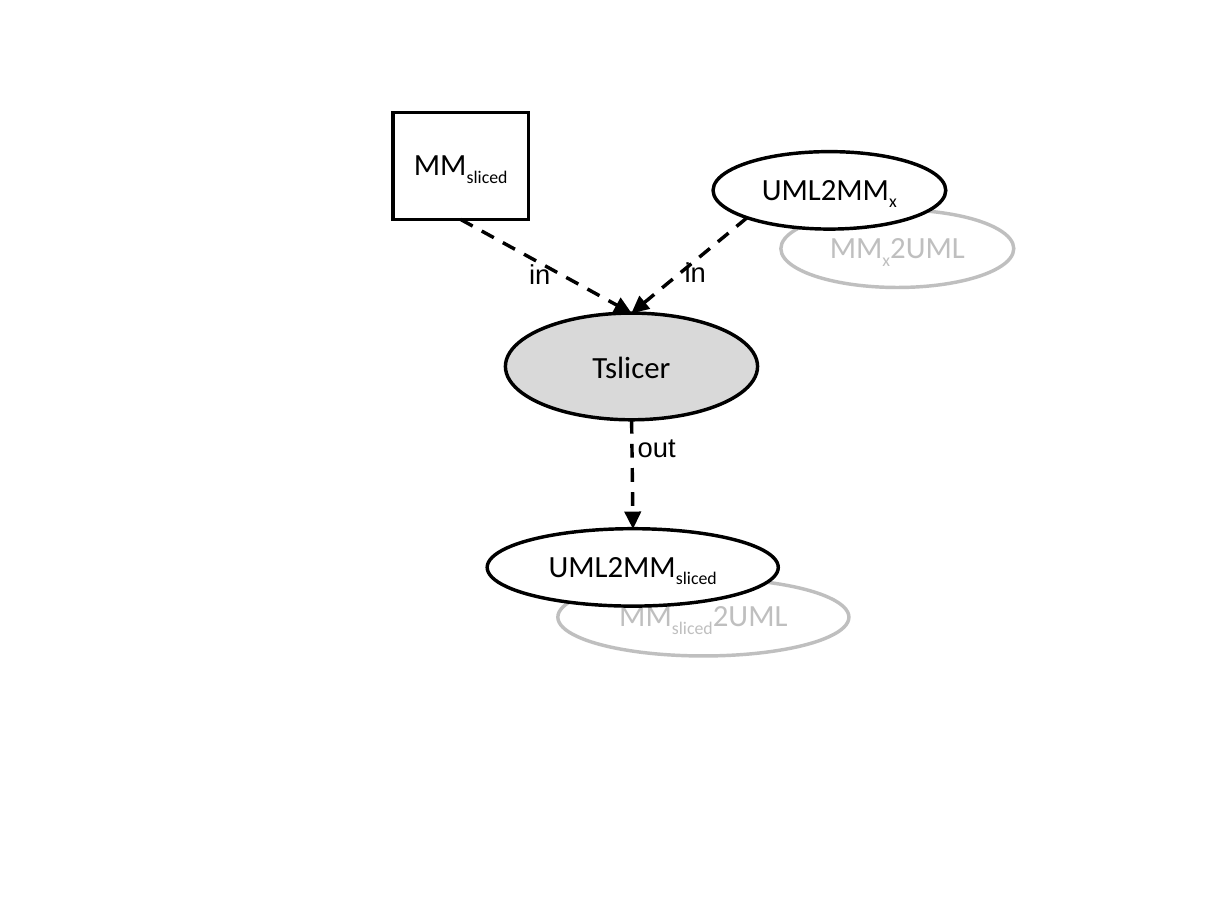
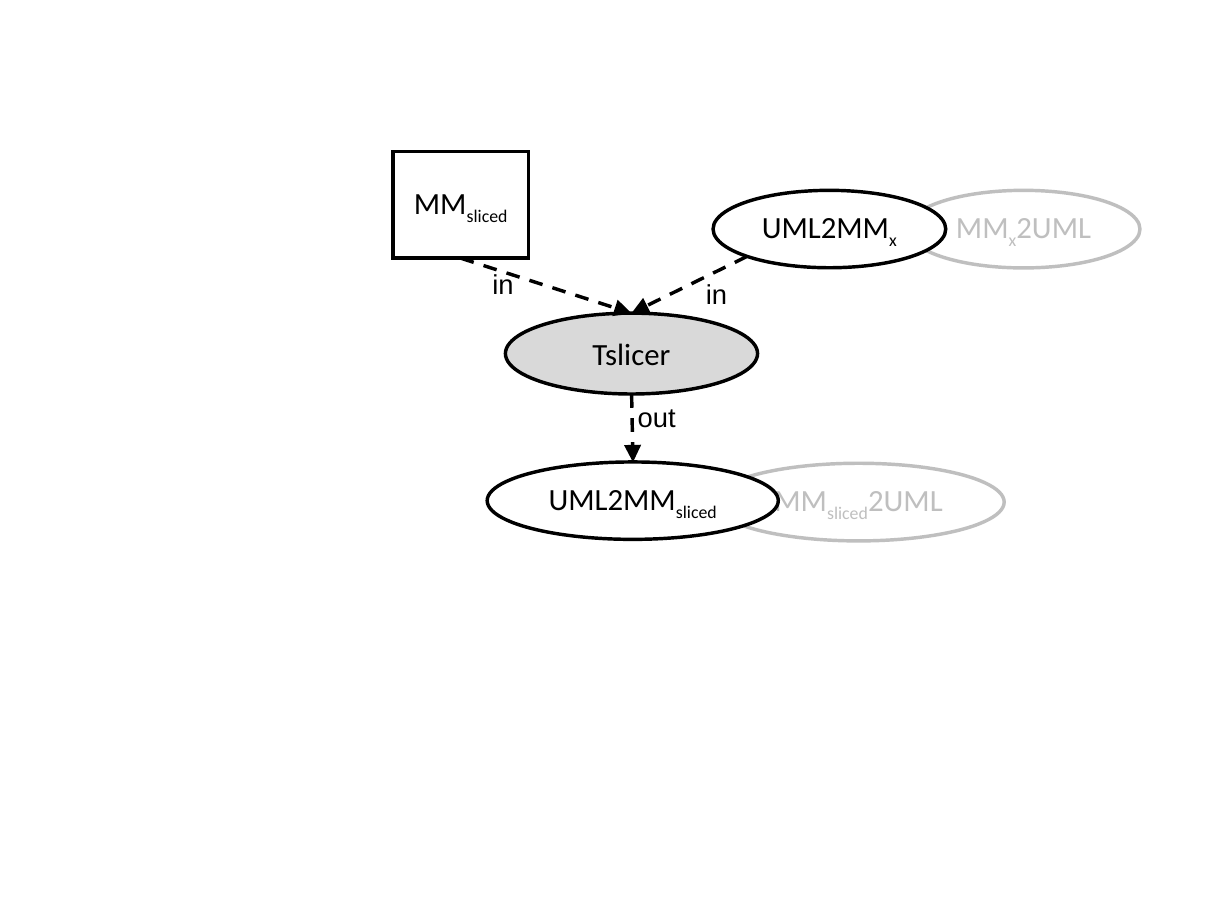
Before and after one commit to iivanoo/umlbridgepaper, a slide deck: slide 10 of UMLBridge/figures/3.0.ppt. Drawn at 1232x924 pixels with LibreOffice and Linux fonts; fonts in the diff are those of the drawing. Boxes give left, top, right and bottom in pixels: in the first picture for what was removed or moved away, otherwise in the second. Text is boxed around its words. In the diff, an @@ line names an element or a change of style, - is before the commit and + after.

```diff
--- a/UMLBridge/figures/3.0.ppt
+++ b/UMLBridge/figures/3.0.ppt
@@ rectangle "MMsliced": place and size @@
-rectangle "MMsliced" at [393, 112, 529, 219]
+rectangle "MMsliced" at [393, 152, 529, 259]
@@ ellipse "UML2MMx": place and size @@
-ellipse "UML2MMx" at [713, 152, 946, 229]
+ellipse "UML2MMx" at [713, 191, 946, 269]
@@ ellipse "MMx2UML": place and size @@
-ellipse "MMx2UML" at [781, 209, 1014, 287]
+ellipse "MMx2UML" at [907, 191, 1140, 269]
@@ arrow moved from (461, 219) - (632, 313) to (461, 259) - (631, 313) @@
@@ text "in": place and size @@
-text "in" at [529, 264, 550, 284]
+text "in" at [492, 273, 513, 294]
@@ arrow moved from (747, 218) - (632, 313) to (747, 256) - (632, 313) @@
@@ text "in": place and size @@
-text "in" at [685, 262, 706, 282]
+text "in" at [706, 284, 727, 304]
@@ ellipse "Tslicer": place and size @@
-ellipse "Tslicer" at [505, 313, 758, 420]
+ellipse "Tslicer" at [505, 313, 758, 394]
@@ text "out": place and size @@
-text "out" at [638, 439, 676, 458]
+text "out" at [638, 409, 676, 428]
@@ arrow moved from (632, 420) - (633, 529) to (632, 394) - (633, 462) @@
@@ ellipse "UML2MMsliced": place and size @@
-ellipse "UML2MMsliced" at [487, 529, 777, 606]
+ellipse "UML2MMsliced" at [487, 462, 777, 540]
@@ ellipse "MMsliced2UML": place and size @@
-ellipse "MMsliced2UML" at [558, 578, 849, 655]
+ellipse "MMsliced2UML" at [713, 463, 1004, 541]
```
Also in this commit, not shown: 5 other slides changed, 18 other files.
